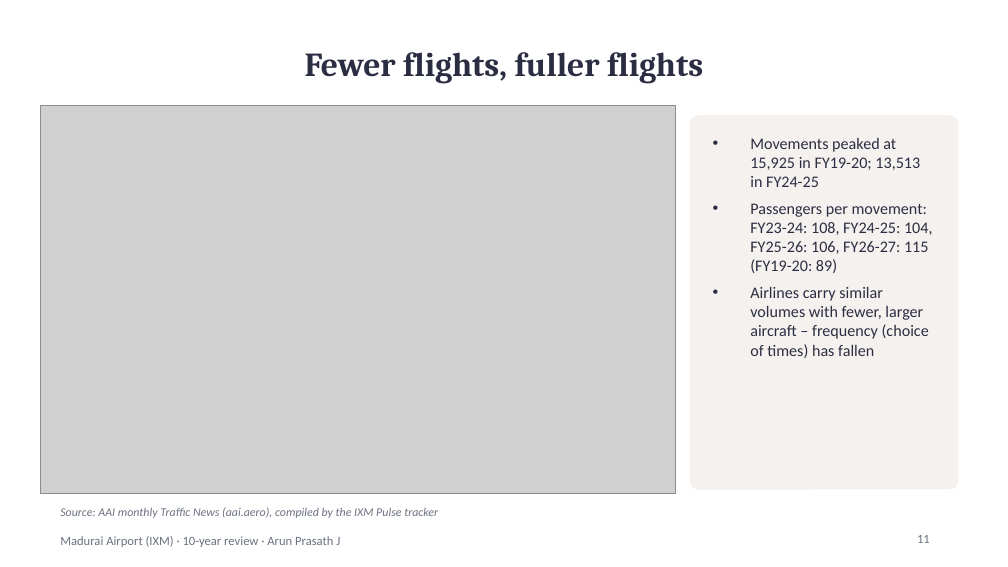
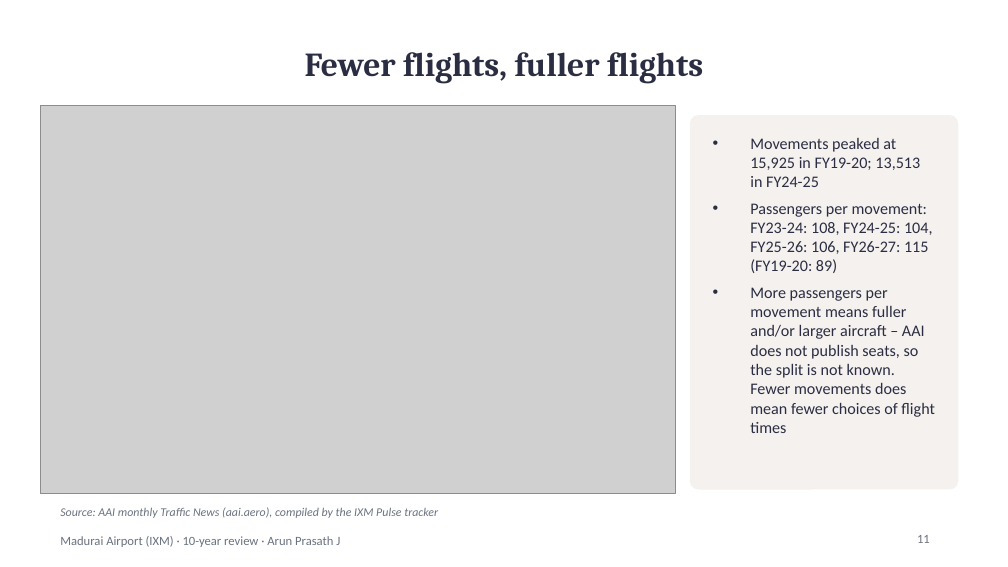
Before and after one commit to jarunprasath/madurai-airport-tracker, a slide deck: slide 11 of reports/IXM_10_year_review.pptx. Drawn at 1008x567 pixels with LibreOffice and Linux fonts; fonts in the diff are those of the drawing; grey boxes stand for pictures. Boxes give left, top, right and bottom in pixels: in the first picture for what was removed or moved away, otherwise in the second. Text is boxed around its words. In the diff, an @@ line names an element or a change of style, - is before the commit and + after.

```diff
--- a/reports/IXM_10_year_review.pptx
+++ b/reports/IXM_10_year_review.pptx
@@ text at [750, 287, 935, 433]: text changed @@
-• Airlines carry similar volumes with fewer, larger aircraft – frequency (choice of times) has fallen
+• More passengers per movement means fuller and/or larger aircraft – AAI does not publish seats, so the split is not known. Fewer movements does mean fewer choices of flight times
```
Also in this commit, not shown: 10 other slides changed, 3 other files.
